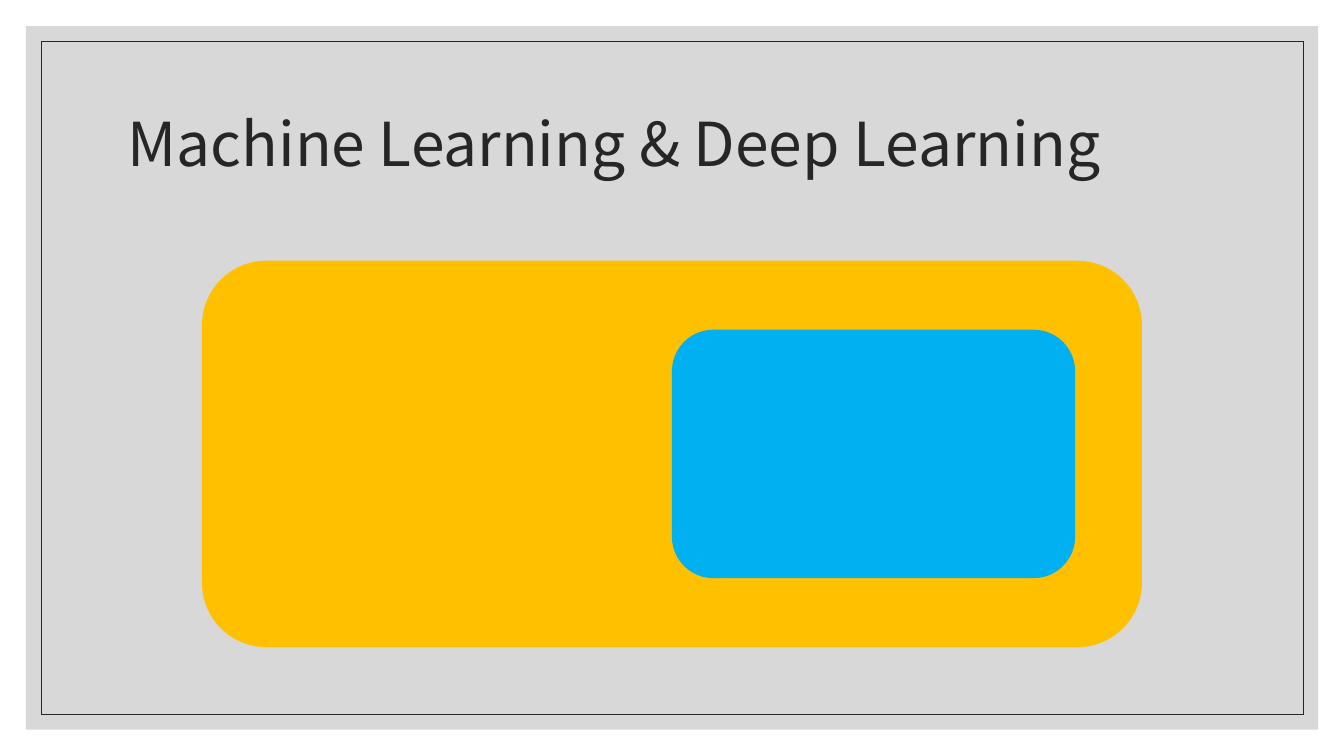
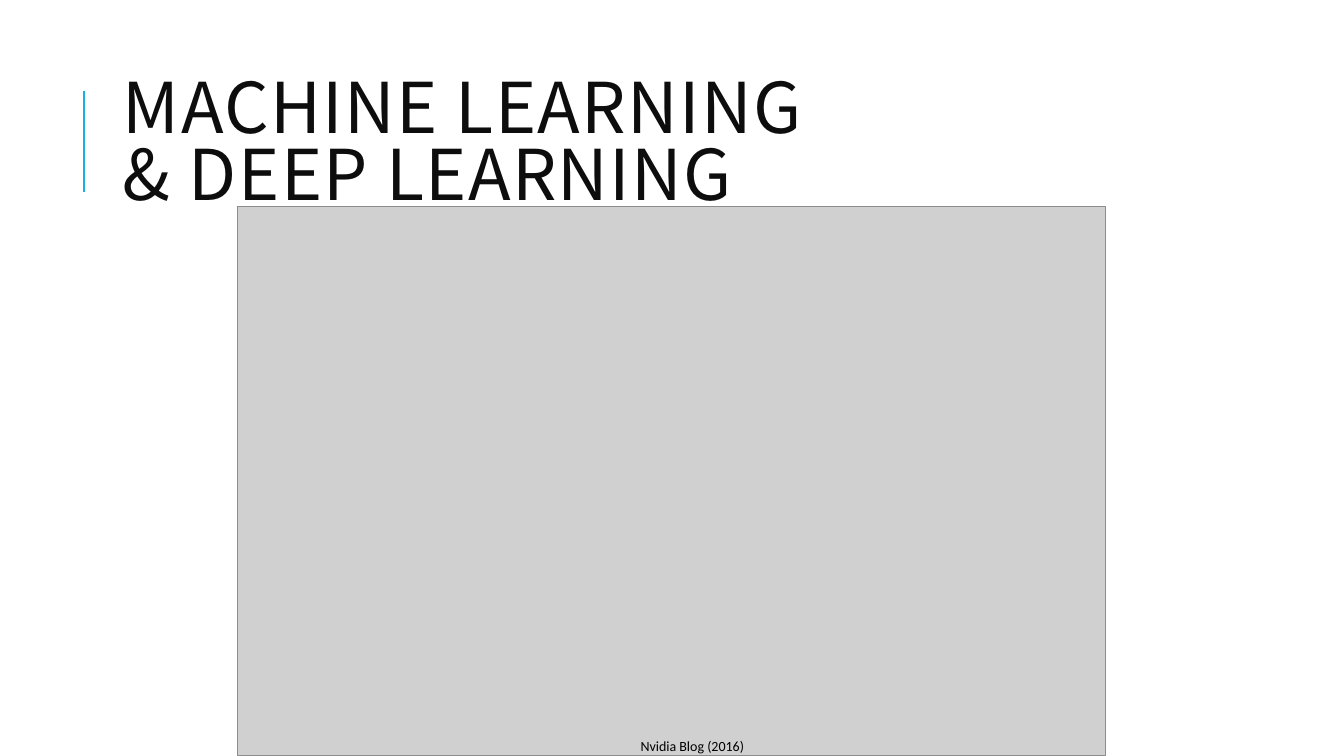
Before and after one commit to Sion1225/ChatBot_for_OpenLab, a slide deck: slide 3 of Open Lab.pptx (slide 4 before the commit). Drawn at 1344x756 pixels with LibreOffice and Linux fonts; fonts in the diff are those of the drawing; grey boxes stand for pictures. Boxes give left, top, right and bottom in pixels: in the first picture for what was removed or moved away, otherwise in the second. Text is boxed around its words. In the diff, an @@ line names an element or a change of style, - is before the commit and + after.

```diff
--- a/Open Lab.pptx
+++ b/Open Lab.pptx
@@ rectangle removed at [26, 26, 1319, 730] @@
@@ rectangle removed at [41, 41, 1304, 715] @@
@@ title at [123, 80, 802, 218]: text changed; size 43.2 to 50 pt; font Noto Sans CJK JP to Noto Sans CJK KR; text colour #262626 to #0D0D0D @@
-Machine Learning & Deep Learning
+MACHINE LEARNING
+& DEEP LEARNING
@@ line added from (84, 192) to (84, 91), #1CADE4 1.5 pt @@
@@ picture added at [238, 207, 1106, 756] @@
@@ rounded rectangle removed at [202, 261, 1141, 647] @@
@@ rounded rectangle removed at [673, 330, 1076, 578] @@
@@ text added at [641, 741, 744, 754], 10 pt, text #000000 @@
+Nvidia Blog (2016)
```
Also in this commit, not shown: 2 other slides changed, 1 slide removed.
